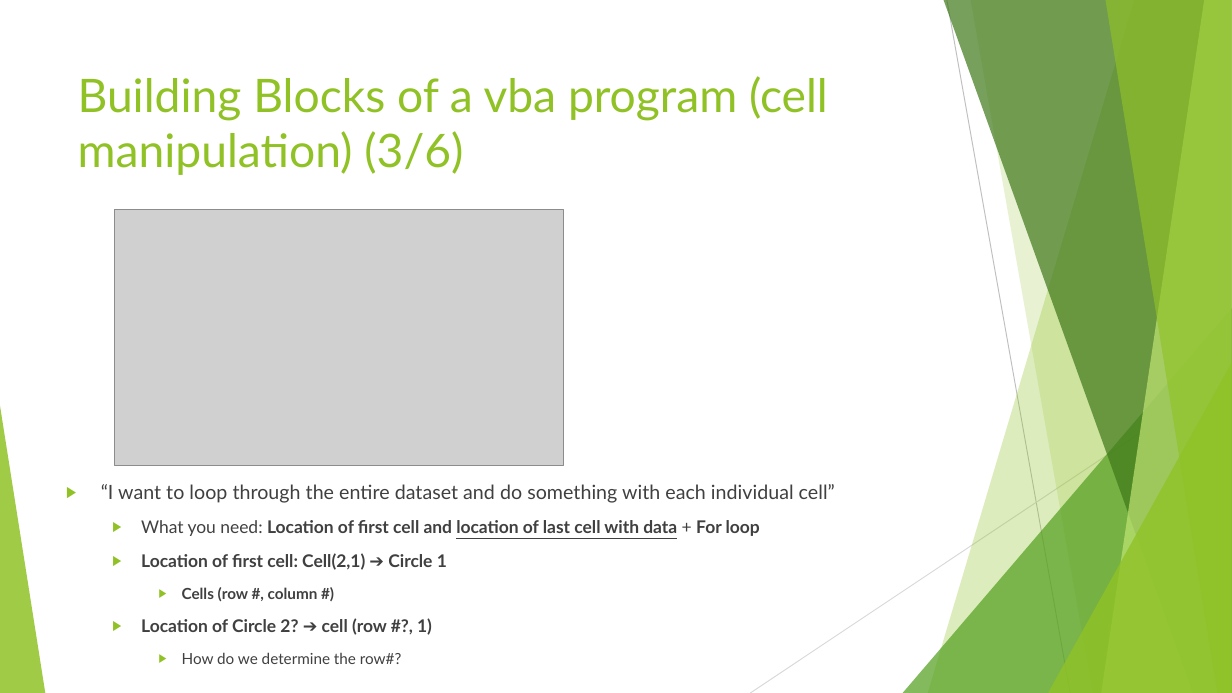
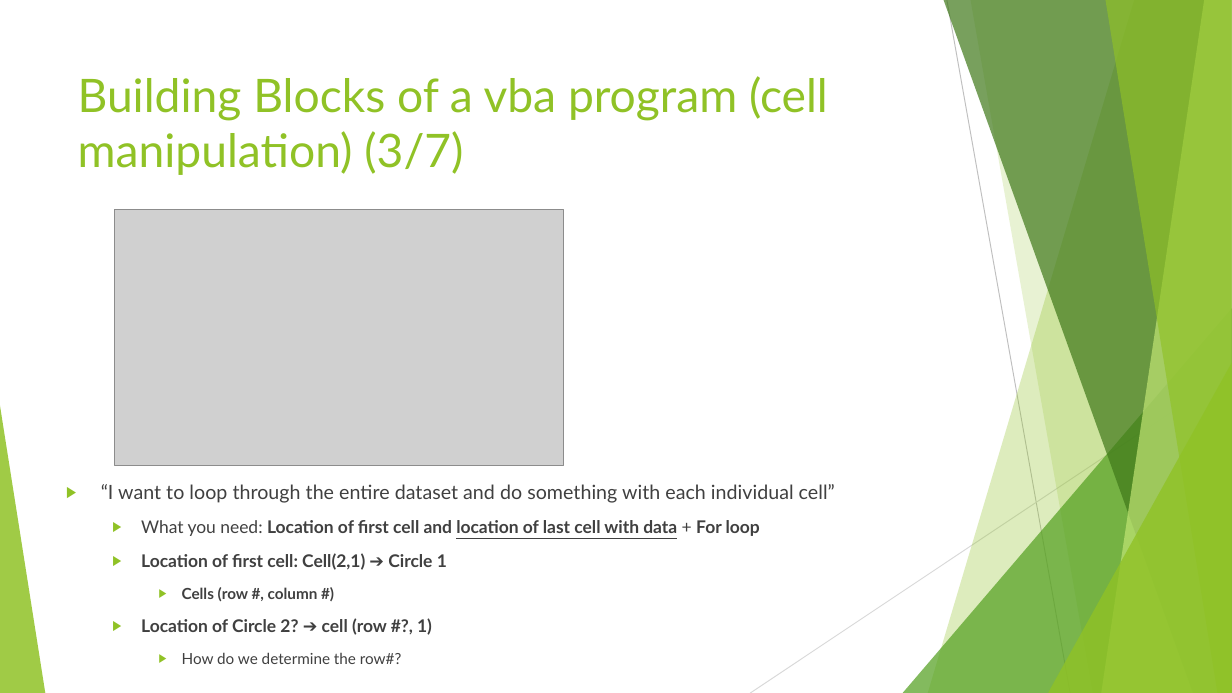
Before and after one commit to lifeinData/vba_senimar_datathon, a slide deck: slide 14 of VBA Seminar.pptx. Drawn at 1232x693 pixels with LibreOffice and Linux fonts; fonts in the diff are those of the drawing; grey boxes stand for pictures. Boxes give left, top, right and bottom in pixels: in the first picture for what was removed or moved away, otherwise in the second. Text is boxed around its words. In the diff, an @@ line names an element or a change of style, - is before the commit and + after.

```diff
--- a/VBA Seminar.pptx
+++ b/VBA Seminar.pptx
@@ title at (x1=78, y1=76, x2=828, y2=175): text changed @@
-Building Blocks of a vba program (cell manipulation) (3/6)
+Building Blocks of a vba program (cell manipulation) (3/7)
```
Also in this commit, not shown: 13 other slides changed, 2 slides added, 1 other file.
